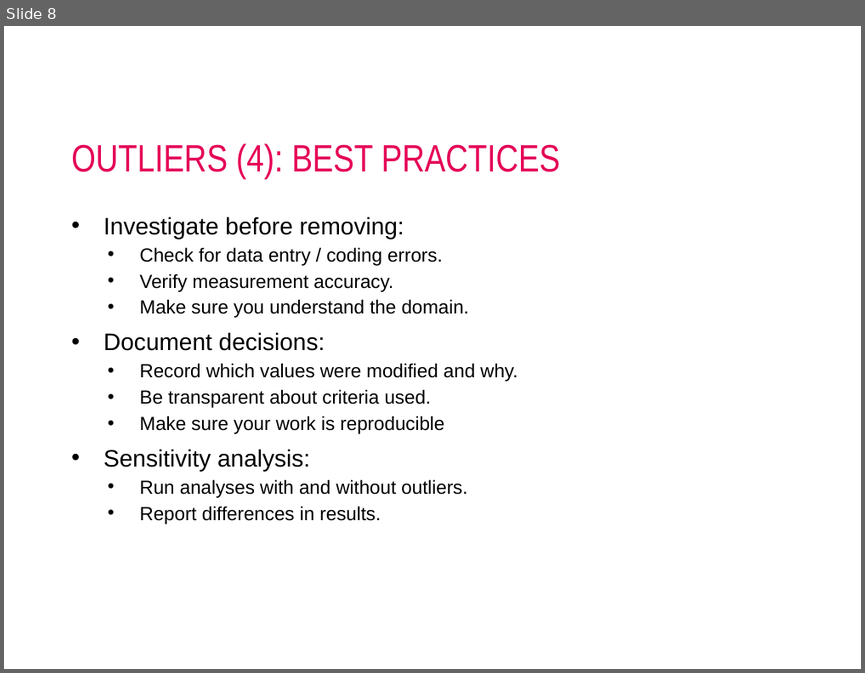
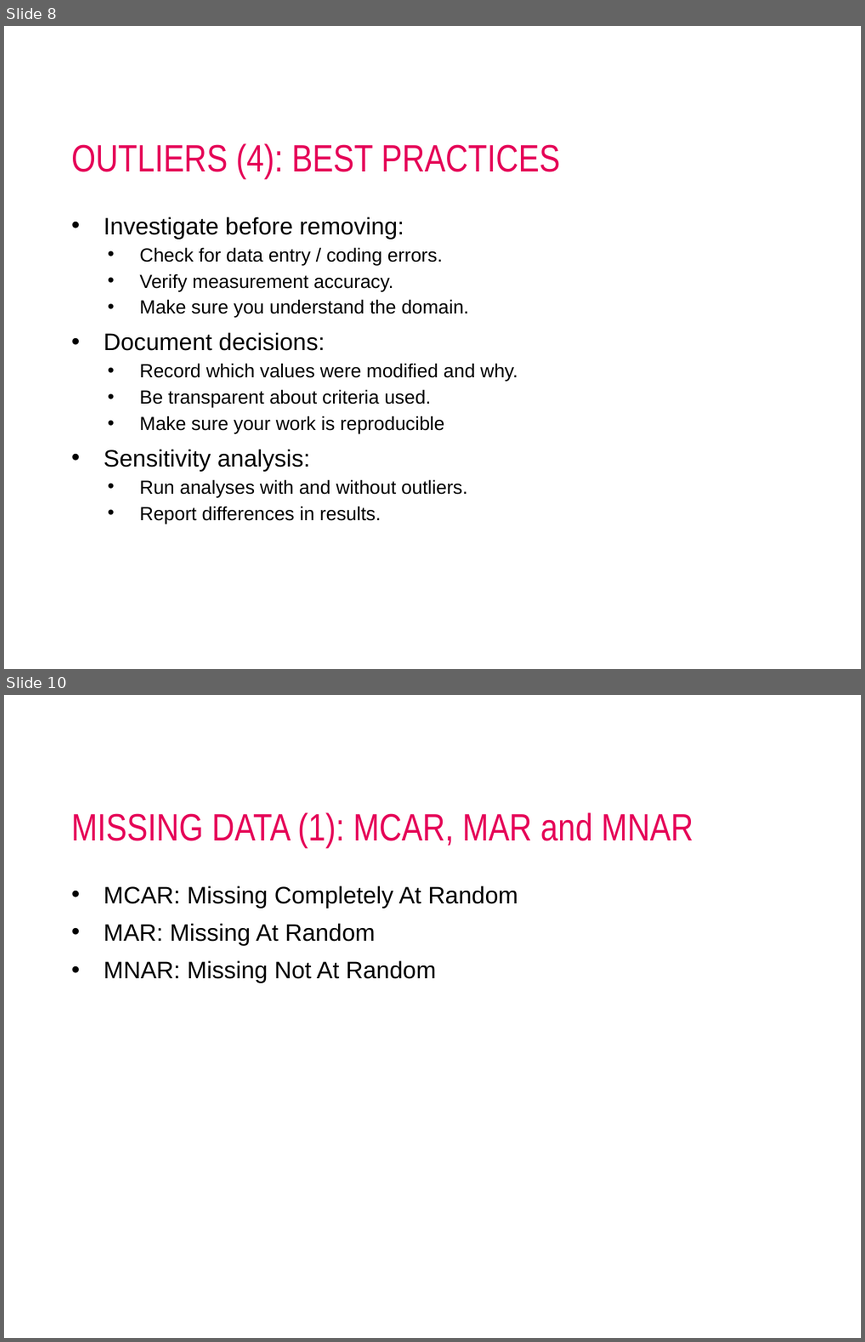
Before and after one commit to AIM-MADS-DATEXP/lesson-outliers-missing-data-erroneous-data, a slide deck: lesson-outliers.pptx. Shown one above the other, each under a label of ours: slide 8 before the commit, slides 8 and 10 after it; the slides between them are not shown. The pictures are 865x673 and 865x1342 pixels, drawn with LibreOffice and Linux fonts; fonts in the diff are those of the drawing; background and template pictures are left out. Boxes give left, top, right and bottom in pixels: in the first picture for what was removed or moved away, otherwise in the second. Text is boxed around its words. In the diff, an @@ line names an element or a change of style, - is before the commit and + after.

```diff
--- a/lesson-outliers.pptx
+++ b/lesson-outliers.pptx
@@ slide 10 added at (4, 695, 861, 1338), background #FFFFFF @@
@@ title added at (71, 812, 693, 848), 32 pt, text #E50056 @@
+MISSING DATA (1): MCAR, MAR and MNAR
@@ text added at (103, 885, 518, 982), 20 pt, text #000000 @@
+• MCAR: Missing Completely At Random
+• MAR: Missing At Random
+• MNAR: Missing Not At Random
```
Also in this commit, not shown: 9 other slides added, 3 slides removed.
